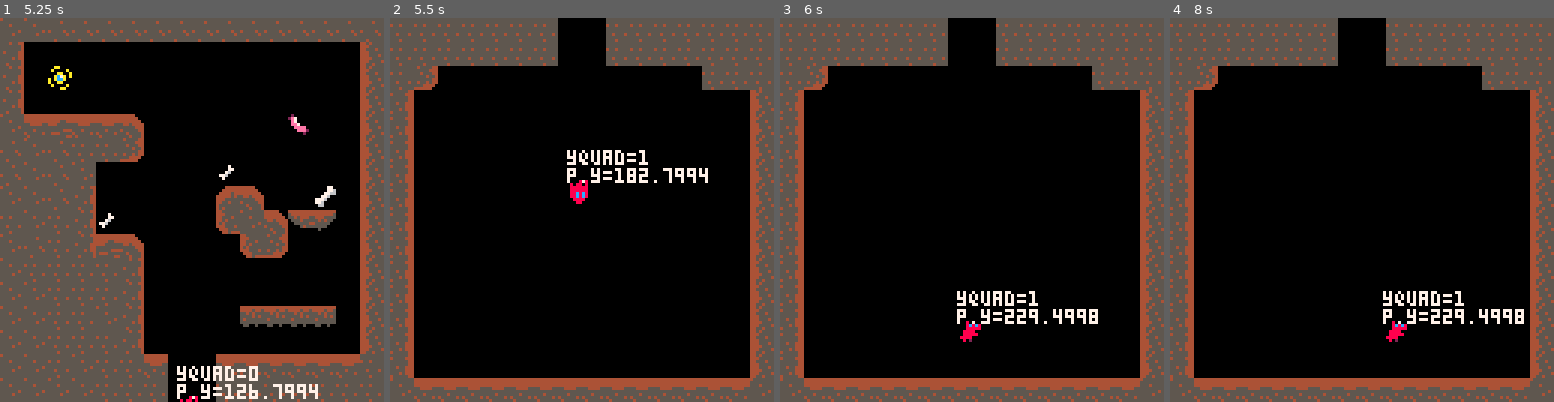
Above: before the commit, frames 1-4 (left to right).
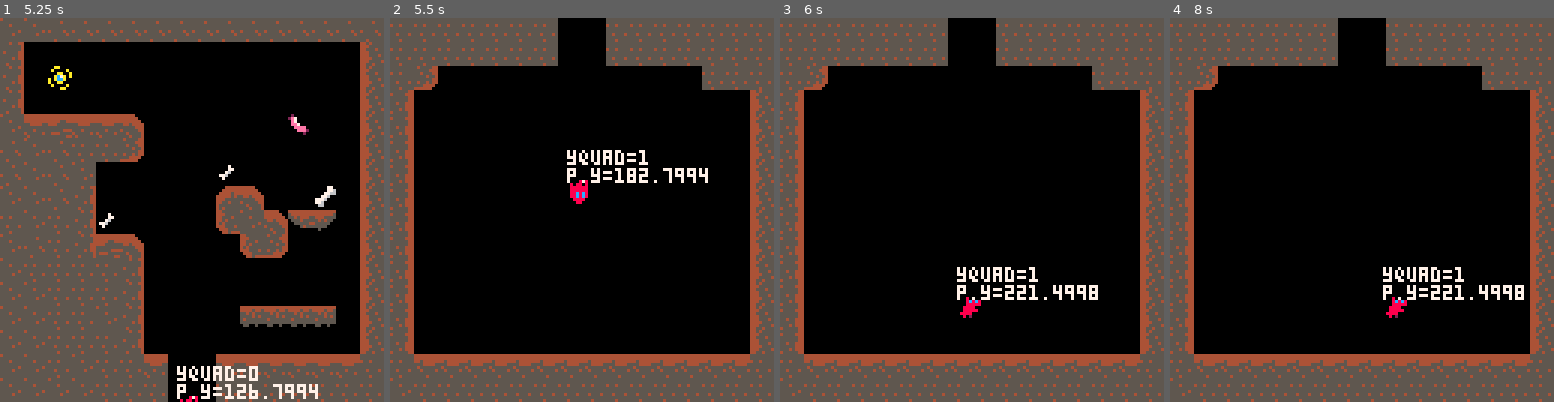
Above: after the commit, the same moments.

Repository: phf5kw/GoodBoy
Game: PICO-8 cartridge game1.p8
Two runs of this game, one before a commit and one after it. Both use one fixed random seed, a clock stepped at 60 frames per second and the inputs below.
Inputs:
- Up to frame 1 (5.25 s): tap O (Z key) at 0.33, 0.7, 1.43, 2.22, 3.1, 3.98, 4.87 s; hold Left 1.97-2.37 s; hold Right 2.87-3.53 s; hold Up 3.58-4.08 s; hold Right 4.13-4.53 s; hold Left from 5.13 s (still down)
- Up to frame 2 (5.5 s): keep holding Left
- Up to frame 3 (6 s): tap O (Z key) at 5.75 s; release Left at 5.8 s; hold Up from 5.85 s (still down)
- Up to frame 4 (8 s): release Up at 6.18 s; hold Left 6.23-6.63 s; tap O (Z key) at 6.63, 7.52 s; hold Right 7.13-7.8 s; hold Up from 7.85 s (still down)

Frame 1 is identical in both runs. In frame 2, 8.7% of the frame differs, in the area x 0-100%, y 87-100%; in frame 3, 11%, in the area x 0-100%, y 64-100%; in frame 4, 11%.

Commit message:
cammovetest

Diff:
--- a/game1.p8
+++ b/game1.p8
@@ -33,6 +33,8 @@
 	gravity=0.3
 	friction=0.90
 	depletion=0.005
+
+	cam_init()
 end
 
 
@@ -41,7 +43,7 @@
 function _update()
 	player_update()
 	player_animate()
-	camera_update()
+	cam_update()
 end
 
 function _draw()
@@ -331,13 +333,27 @@
 end
 -->8
 --camera_update
-function camera_update()
-	--simple camera
-	camy=flr(player.y/(128))*128
-	camera(0,camy)
-	--cam_y=player.y-64+(player.h/2)
-	--camera(0,cam_y)
-end
+
+function cam_init()
+	camx=flr(player.x/128)*128
+	camy=flr(player.y/128)*128
+	newcamx=camx newcamy=camy
+end
+
+function cam_update()
+	newcamx=flr(player.x/128)*128 newcamy=flr(player.y/128)*128
+	--move y every screen down
+	if newcamy!=camy then
+		camy+=16*sgn(newcamy-camy)
+	end
+	--move x over when hit screen end
+	--if newcamx!=camx then
+		--camx=cam
+	--end
+
+	camera(camx,camy)
+end
+
 -->8
 --print statements
 function print_update()
@@ -445,5 +461,5 @@
 5700000000000000000000000000005600000000000000000000000000000000000000000000000000000000000000000000000000000000000000000000000000000000000000000000000000000000000000000000000000000000000000000000000000000000000000000000000000000000000000000000000000000000
 5700000000000000000000000000005600000000000000000000000000000000000000000000000000000000000000000000000000000000000000000000000000000000000000000000000000000000000000000000000000000000000000000000000000000000000000000000000000000000000000000000000000000000
 5700000000000000000000000000005600000000000000000000000000000000000000000000000000000000000000000000000000000000000000000000000000000000000000000000000000000000000000000000000000000000000000000000000000000000000000000000000000000000000000000000000000000000
-5700000000000000000000000000005600000000000000000000000000000000000000000000000000000000000000000000000000000000000000000000000000000000000000000000000000000000000000000000000000000000000000000000000000000000000000000000000000000000000000000000000000000000
-5040404040404040404040404040405000000000000000000000000000000000000000000000000000000000000000000000000000000000000000000000000000000000000000000000000000000000000000000000000000000000000000000000000000000000000000000000000000000000000000000000000000000000
+5141414141414141414141414141415100000000000000000000000000000000000000000000000000000000000000000000000000000000000000000000000000000000000000000000000000000000000000000000000000000000000000000000000000000000000000000000000000000000000000000000000000000000
+5051515151515151515151515151515100000000000000000000000000000000000000000000000000000000000000000000000000000000000000000000000000000000000000000000000000000000000000000000000000000000000000000000000000000000000000000000000000000000000000000000000000000000
